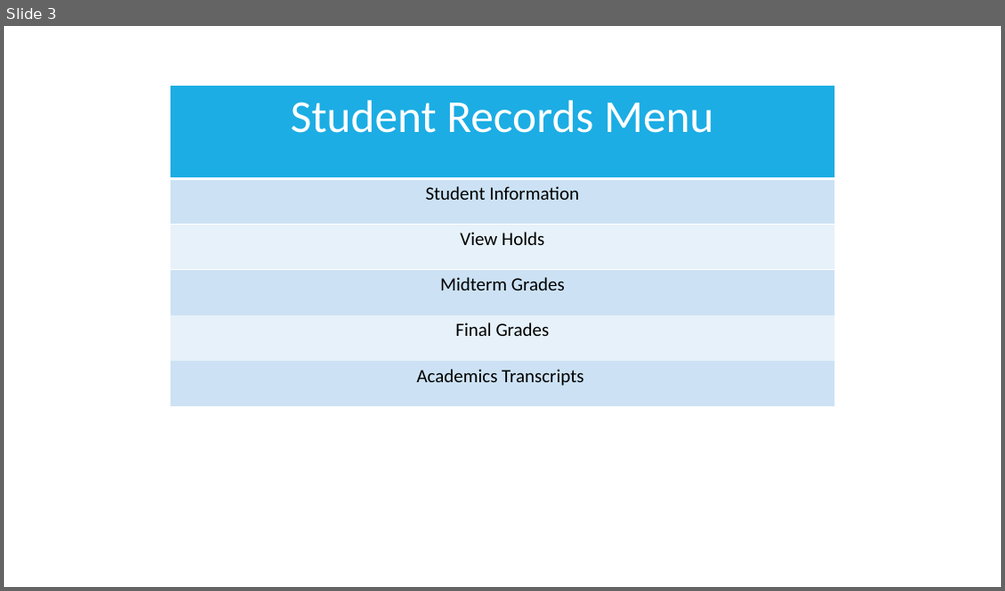
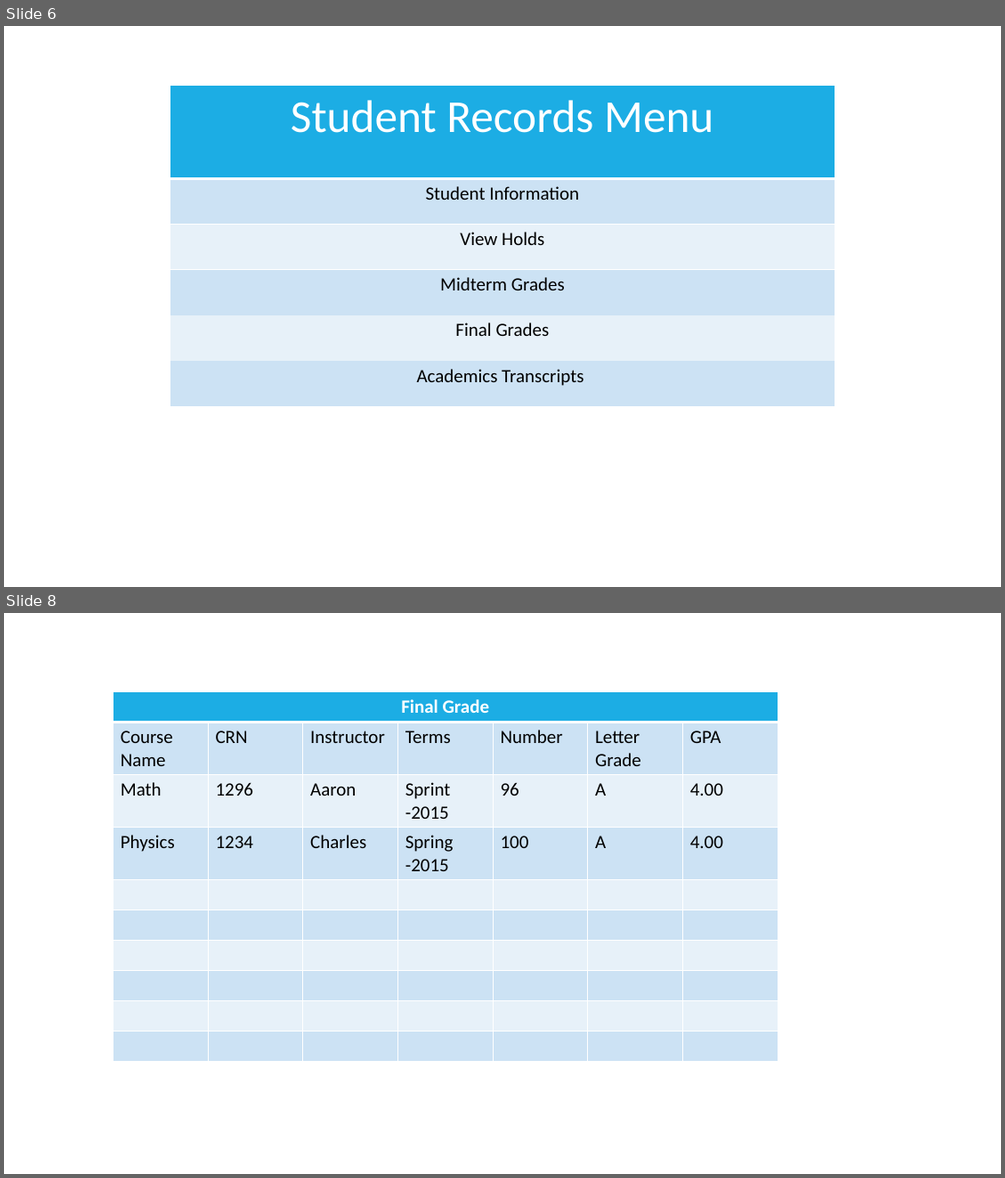
Before and after one commit to WVUP/Spring-2015, a slide deck: Assignments/Gradebook App PowerPont/MDKASHEM/Storybook.pptx. Shown one above the other, each under a label of ours: slide 3 before the commit, slides 6 and 8 after it; the slides between them are not shown. The pictures are 1005x591 and 1005x1178 pixels, drawn with LibreOffice and Linux fonts; fonts in the diff are those of the drawing. Boxes give left, top, right and bottom in pixels: in the first picture for what was removed or moved away, otherwise in the second. Text is boxed around its words. In the diff, an @@ line names an element or a change of style, - is before the commit and + after.

Commit message:
Grade Book
Grade

```diff
--- a/Assignments/Gradebook App PowerPont/MDKASHEM/Storybook.pptx
+++ b/Assignments/Gradebook App PowerPont/MDKASHEM/Storybook.pptx
@@ slide 8 added at [4, 613, 1001, 1174], background #FFFFFF @@
@@ table added at [113, 691, 778, 1061], 10 rows, 7 columns @@
+Final Grade |  |  |  |  |  | 
+Course Name | CRN | Instructor | Terms | Number | Letter Grade | GPA
+Math | 1296 | Aaron | Sprint -2015 | 96 | A | 4.00
+Physics | 1234 | Charles | Spring -2015 | 100 | A | 4.00
+ |  |  |  |  |  | 
+ |  |  |  |  |  | 
+ |  |  |  |  |  | 
+ |  |  |  |  |  | 
+ |  |  |  |  |  | 
+ |  |  |  |  |  | 
@@ what was slide 3 is now slide 6 @@
```
Also in this commit, not shown: 4 other slides added, 1 slide removed, 14 other files.
